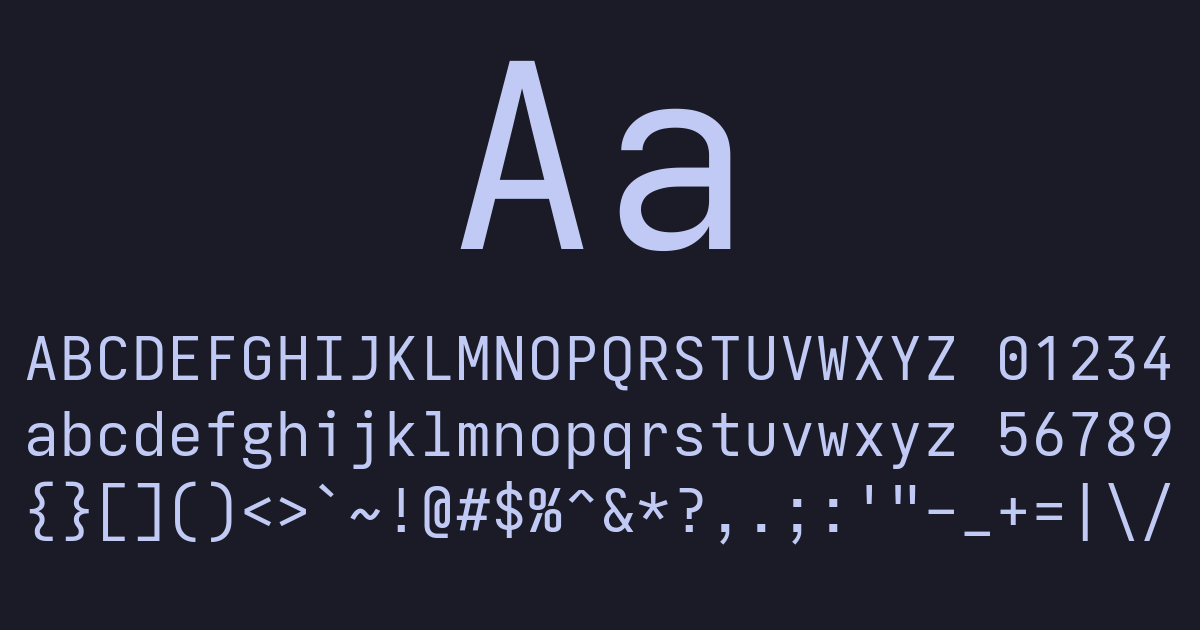
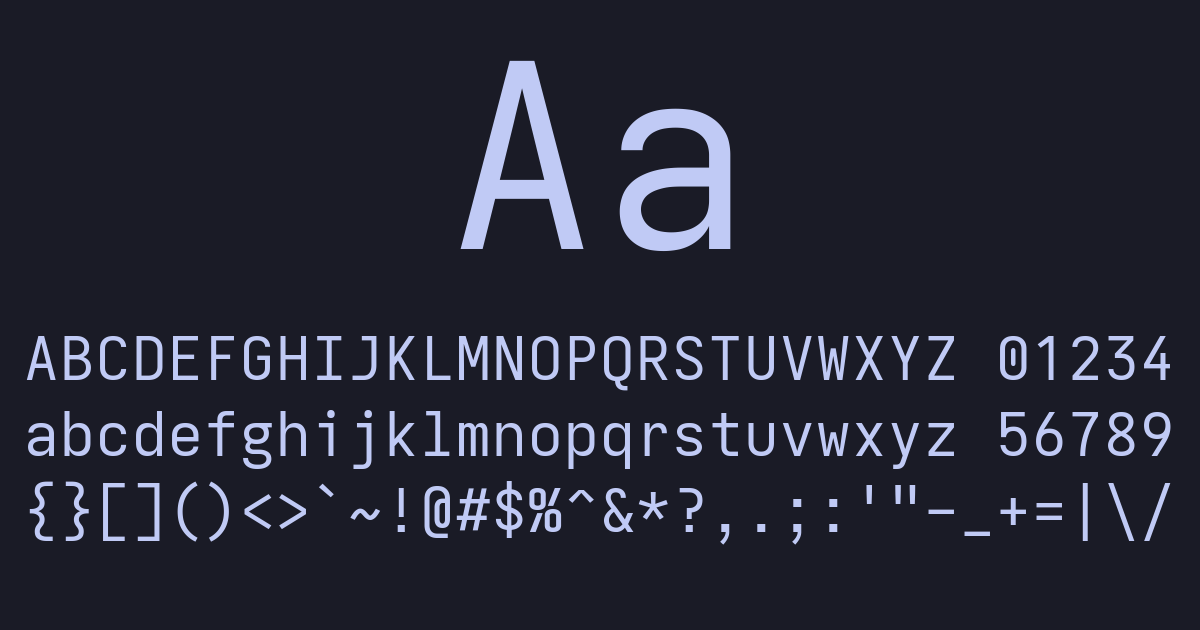
Before/after of a 1200 x 630 layered artwork. What changed in the layer stack:
painted on "Aa ..." over box(175, 348, 1017, 542)
